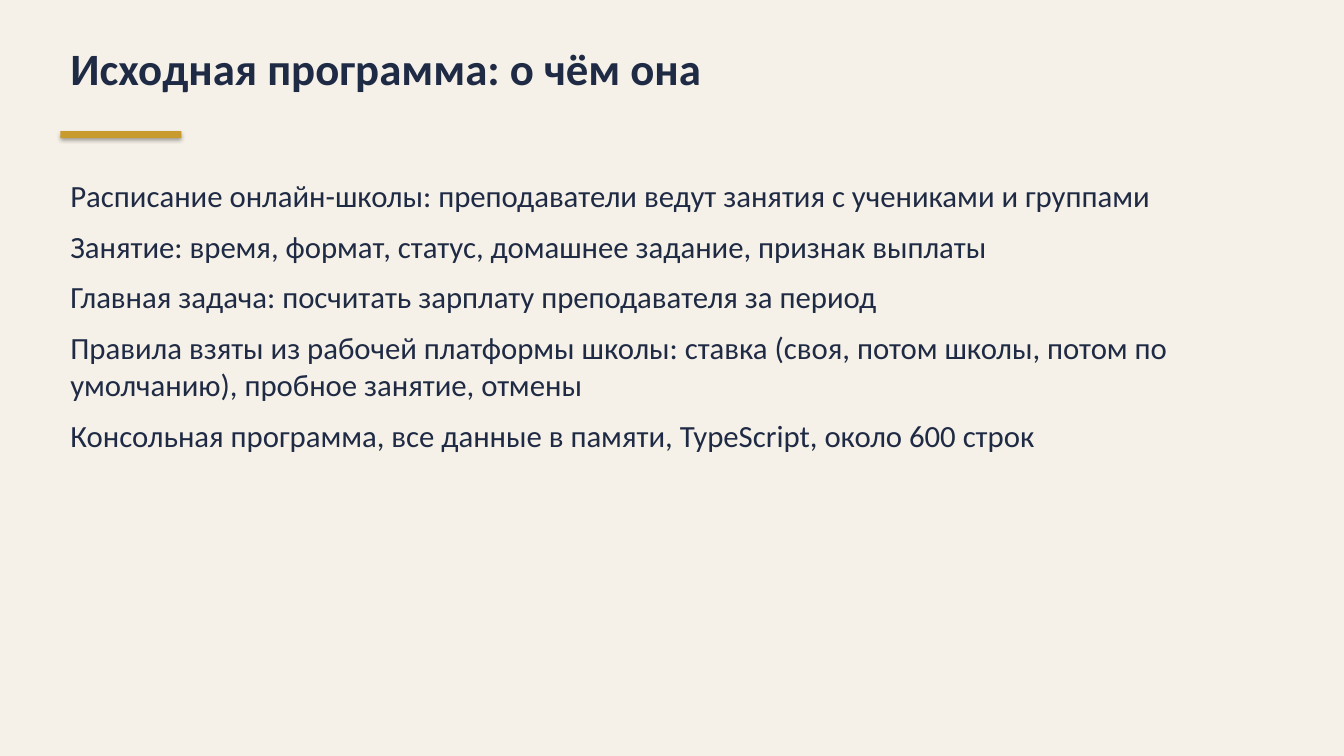
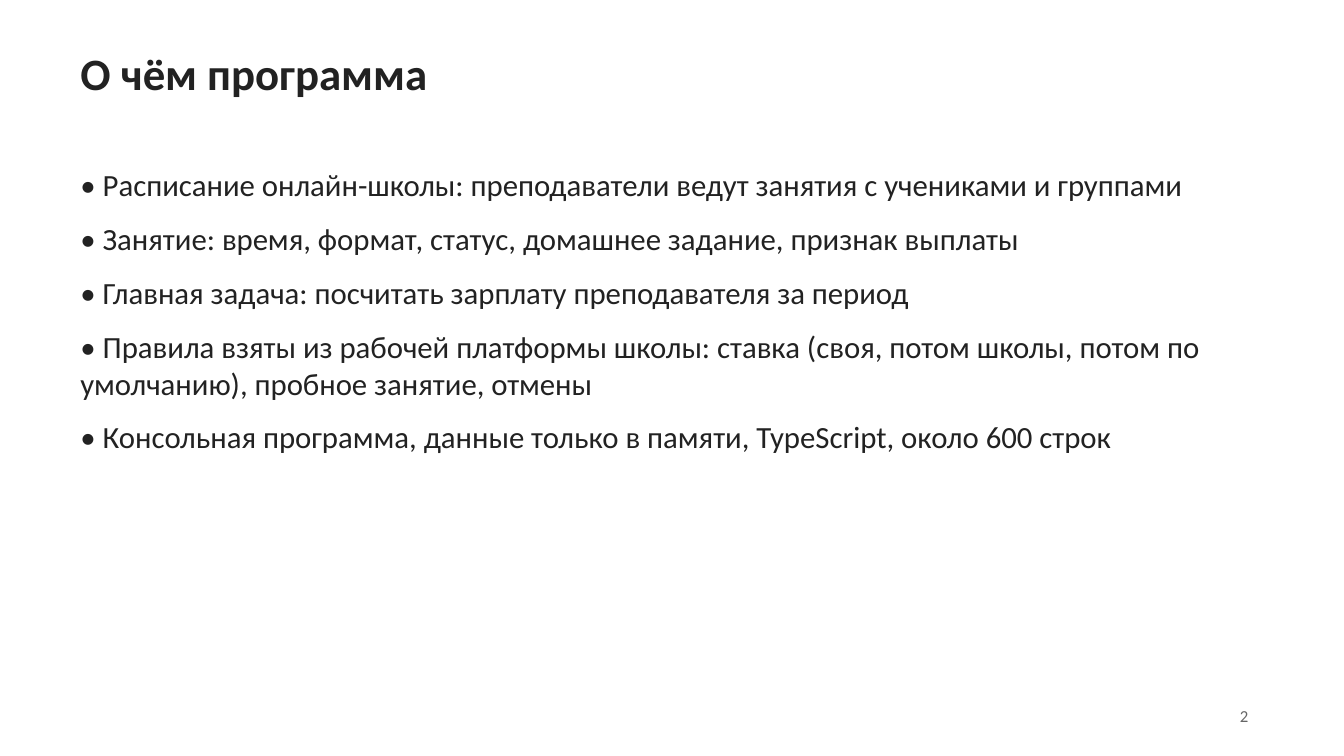
Before and after one commit to Michunchik/school-light, a slide deck: slide 2 of docs/school-light-seminar.pptx. Drawn at 1344x756 pixels with LibreOffice and Linux fonts; fonts in the diff are those of the drawing. Boxes give left, top, right and bottom in pixels: in the first picture for what was removed or moved away, otherwise in the second. Text is boxed around its words. In the diff, an @@ line names an element or a change of style, - is before the commit and + after.

```diff
--- a/docs/school-light-seminar.pptx
+++ b/docs/school-light-seminar.pptx
@@ background #F5F1E8 to #FFFFFF @@
@@ text at (80, 59, 427, 97): text changed; text colour #1F2A44 to #222222 @@
-Исходная программа: о чём она
+О чём программа
@@ rectangle removed at (60, 131, 181, 138) @@
@@ text at (80, 175, 1199, 453): text changed; text colour #1F2A44 to #222222 @@
-Расписание онлайн-школы: преподаватели ведут занятия с учениками и группами
-Занятие: время, формат, статус, домашнее задание, признак выплаты
-Главная задача: посчитать зарплату преподавателя за период
-Правила взяты из рабочей платформы школы: ставка (своя, потом школы, потом по умолчанию), пробное занятие, отмены
-Консольная программа, все данные в памяти, TypeScript, около 600 строк
+• Расписание онлайн-школы: преподаватели ведут занятия с учениками и группами
+• Занятие: время, формат, статус, домашнее задание, признак выплаты
+• Главная задача: посчитать зарплату преподавателя за период
+• Правила взяты из рабочей платформы школы: ставка (своя, потом школы, потом по умолчанию), пробное занятие, отмены
+• Консольная программа, данные только в памяти, TypeScript, около 600 строк
@@ text added at (1240, 711, 1248, 722), 12 pt, text #666666 @@
+2
```
Also in this commit, not shown: 9 other slides changed.
